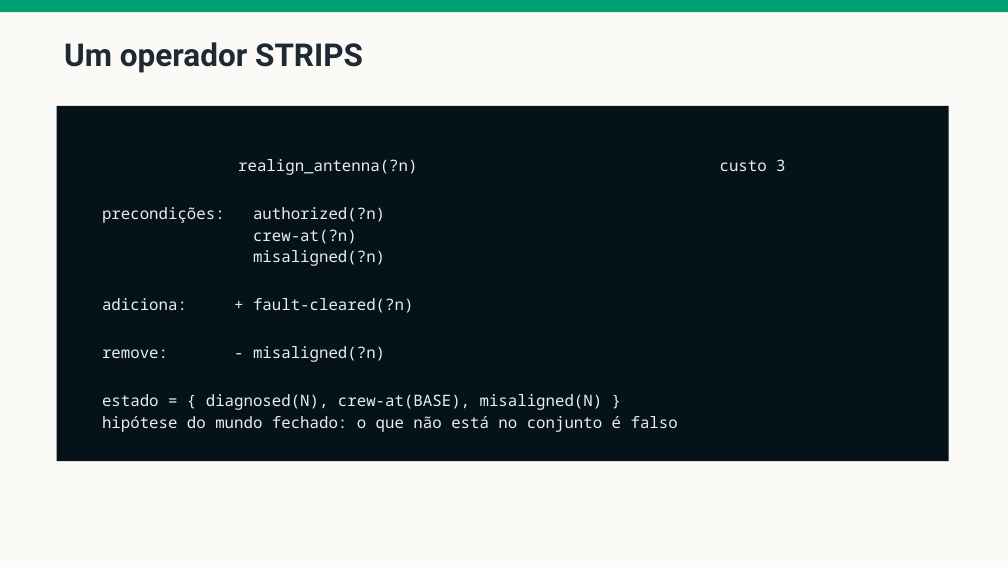
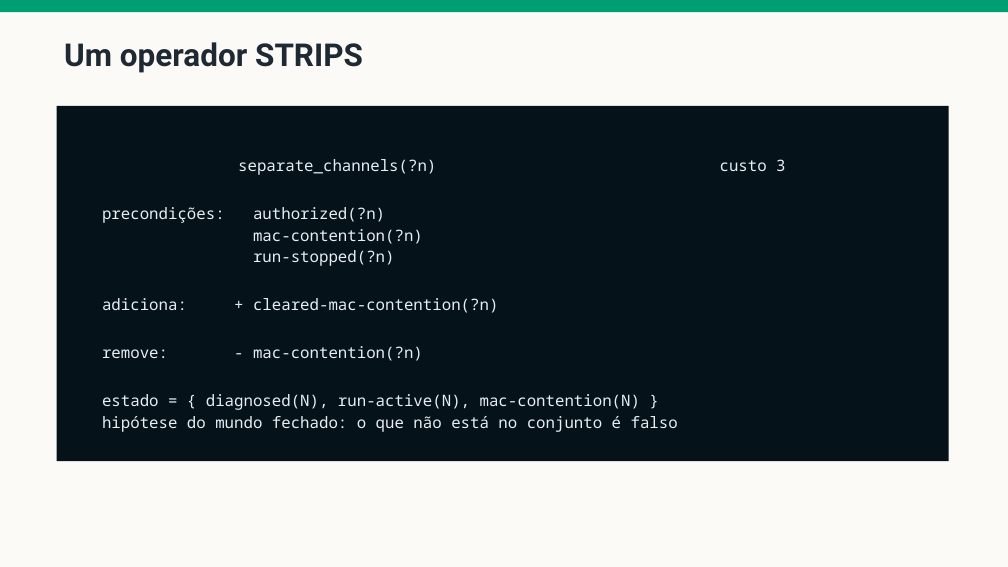
Before and after one commit to fsd-dantas/ai4systems, a slide deck: slide 27 of docs/presentation/ai-for-smartgrids-apresentacao.pptx (slide 26 before the commit). Drawn at 1008x567 pixels with LibreOffice and Linux fonts; fonts in the diff are those of the drawing. Boxes give left, top, right and bottom in pixels: in the first picture for what was removed or moved away, otherwise in the second. Text is boxed around its words. In the diff, an @@ line names an element or a change of style, - is before the commit and + after.

```diff
--- a/docs/presentation/ai-for-smartgrids-apresentacao.pptx
+++ b/docs/presentation/ai-for-smartgrids-apresentacao.pptx
@@ text in rectangle at [238, 159, 436, 175]: text changed @@
-realign_antenna(?n) custo 3
+separate_channels(?n) custo 3
@@ text in rectangle at [102, 229, 640, 410]: text changed @@
-crew-at(?n)
-misaligned(?n)
-adiciona: + fault-cleared(?n)
-remove: - misaligned(?n)
-estado = { diagnosed(N), crew-at(BASE), misaligned(N) }
+mac-contention(?n)
+run-stopped(?n)
+adiciona: + cleared-mac-contention(?n)
+remove: - mac-contention(?n)
+estado = { diagnosed(N), run-active(N), mac-contention(N) }
```
Also in this commit, not shown: 19 other slides changed, 1 slide added, 2 other files.
